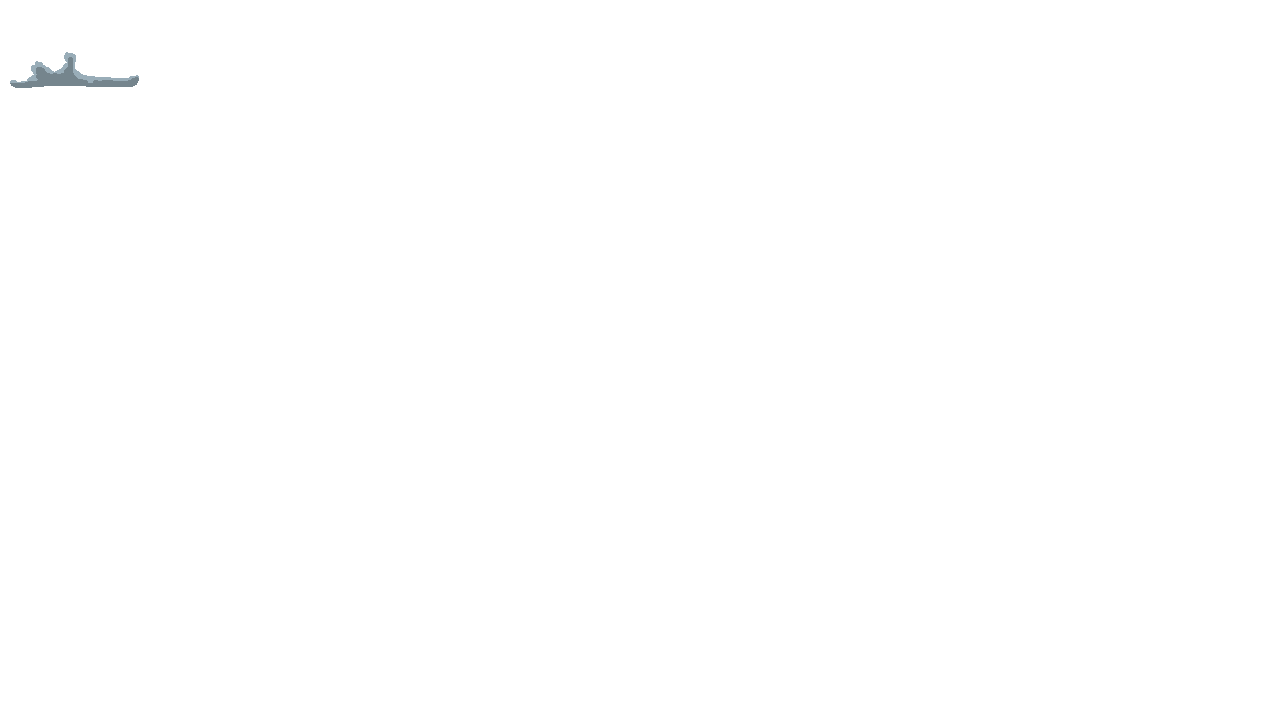
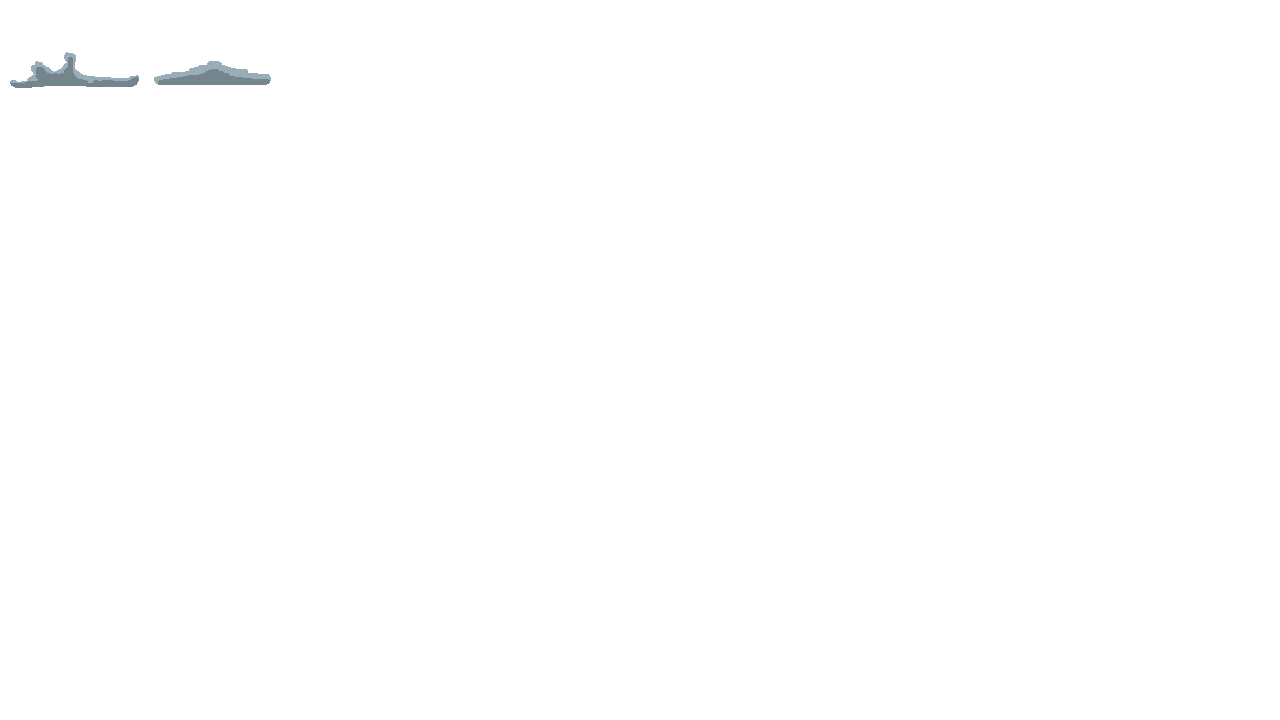
Layers edited between the first and the second 1280 × 720 image:
added group "Cloud 2" (1st of 2) with 3 layers above "Cloud 1" over [154, 61, 271, 85]
added layer "Cloud 2" (2nd of 2, in "Cloud 2") in group "Cloud 2" over [154, 61, 271, 85]
